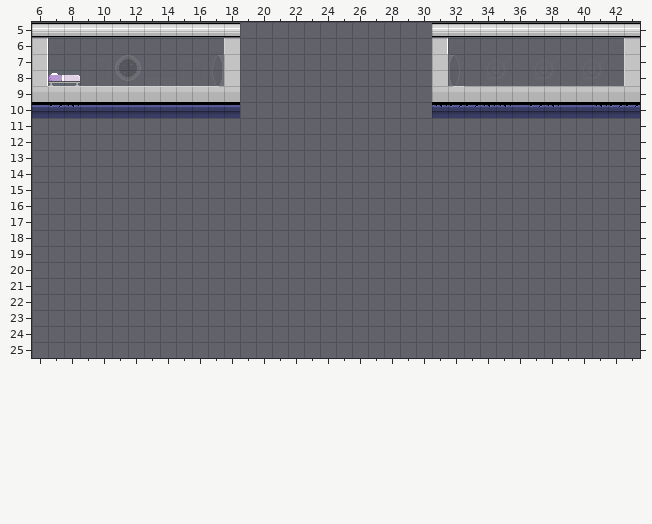
Tiled map (JSON) -- assets/tilemaps/stage-1.json. Above is the file before it was changed.
Cells are 16x16 px. Shown: x 6..43, y 5..25.
Once edited:
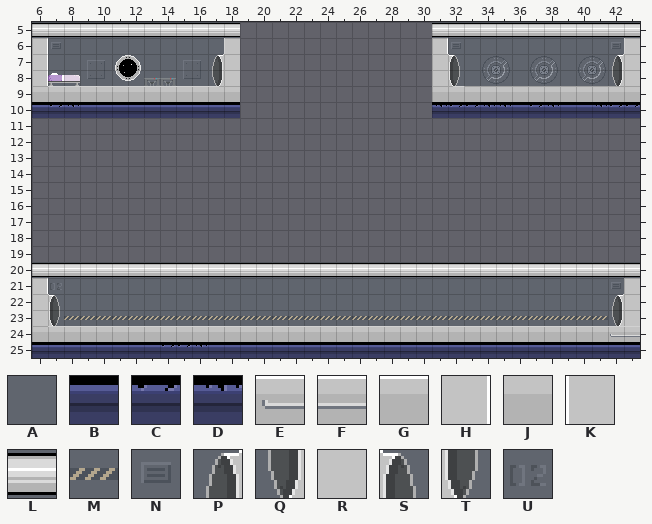
Key: from "interior-1x1-1": A 0, B 1, C 2, D 3, E 4, F 5, G 8, H 13, J 14, K 17, L 21, M 23, N 24, P 48, Q 49, R 51, S 52, T 53, U 59.
_ is an empty cell.
From old to new:
layer "Sky" opacity 12% -> 100%
Layer "Sky":
y 7: x 42 A -> P
y 8: x 42 A -> Q
y 21: x 7 _ -> U; x 42 _ -> N
y 22: x 7 _ -> S; x 42 _ -> P
y 23: x 7..42 ____________________________________ -> TMMMMMMMMMMMMMMMMMMMMMMMMMMMMMMMMMMQ
Layer "Platforms":
y 7..8: x 43 K -> R
y 20: x 6..43 ______________________________________ -> LLLLLLLLLLLLLLLLLLLLLLLLLLLLLLLLLLLLLL
y 21: x 6 _ -> H; x 43 _ -> R
y 22..23: x 6 _ -> R; x 43 _ -> R
y 24: x 6..43 ______________________________________ -> JGGGGGGGGGGGGGGGGGGGGGGGGGGGGGGGGGGGEF
y 25: x 6..43 ______________________________________ -> BBBBBBBBCCDBBBBBBBBBBBBBBBBBBBBBBBBBBB
